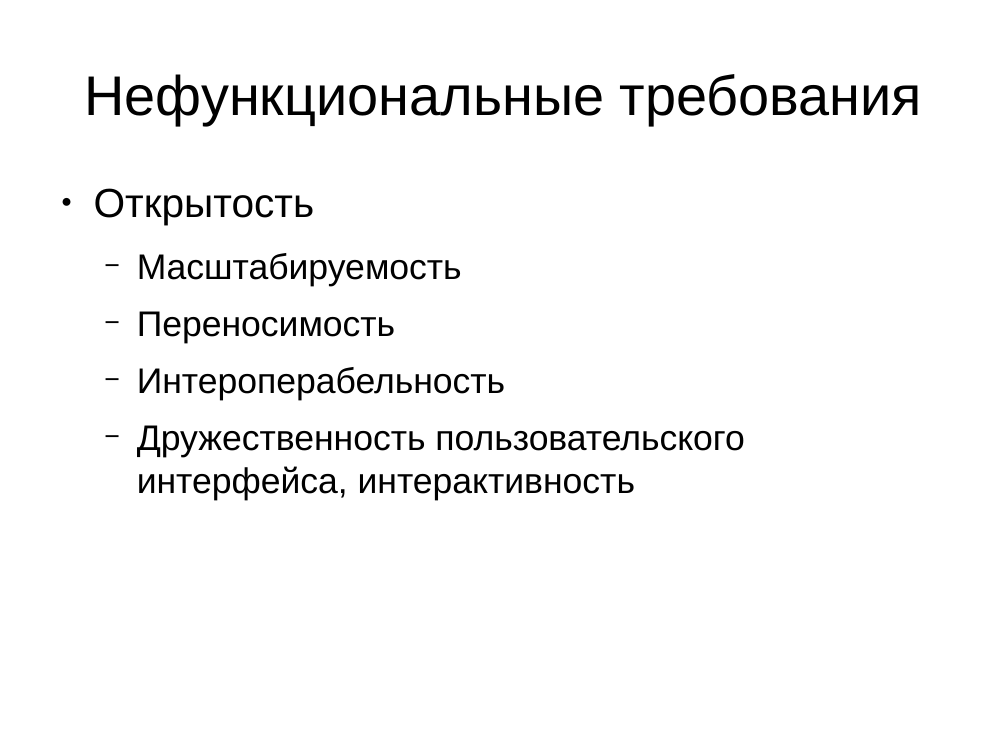
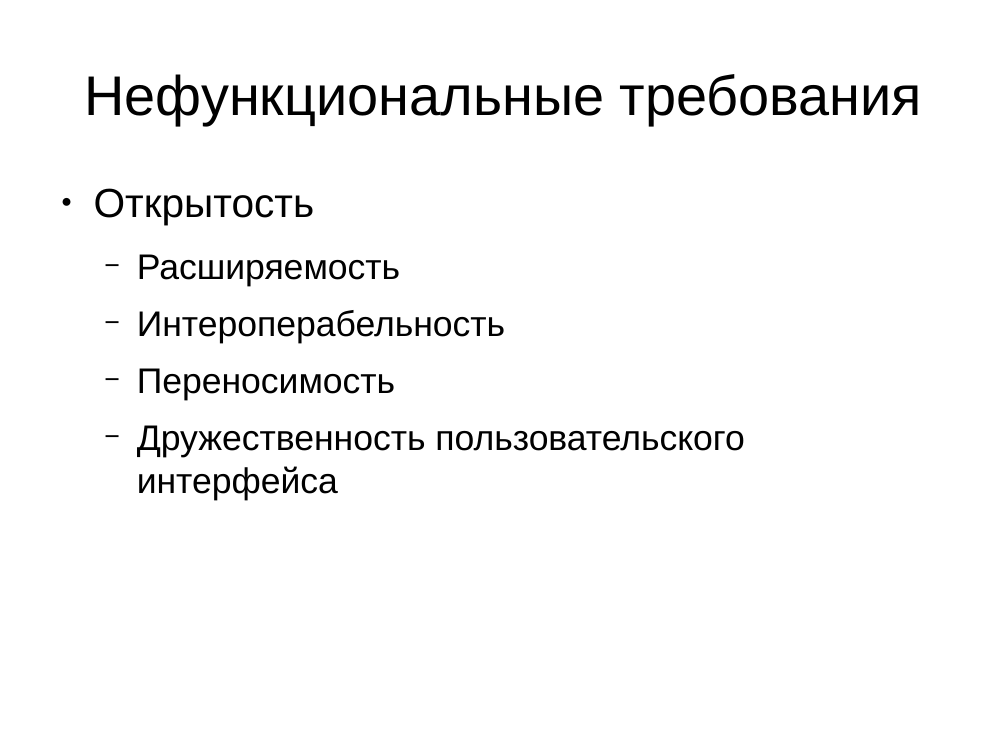
Before and after one commit to zaic/cavis, a slide deck: slide 6 of doc/issc.odp (slide 5 before the commit). Drawn at 1008x756 pixels with LibreOffice and Linux fonts; fonts in the diff are those of the drawing. Boxes give left, top, right and bottom in pixels: in the first picture for what was removed or moved away, otherwise in the second. Text is boxed around its words. In the diff, an @@ line names an element or a change of style, - is before the commit and + after.

```diff
--- a/doc/issc.odp
+++ b/doc/issc.odp
@@ text at (x1=137, y1=254, x2=505, y2=343): text changed @@
-  − Масштабируемость
+  − Расширяемость
+  − Интероперабельность
@@ text at (x1=137, y1=425, x2=744, y2=500): text changed @@
-  − Интероперабельность
-  − Дружественность пользовательского интерфейса, интерактивность
+  − Дружественность пользовательского интерфейса
```
Also in this commit, not shown: 3 other slides changed, 5 slides added, 3 slides removed, 4 other files.
